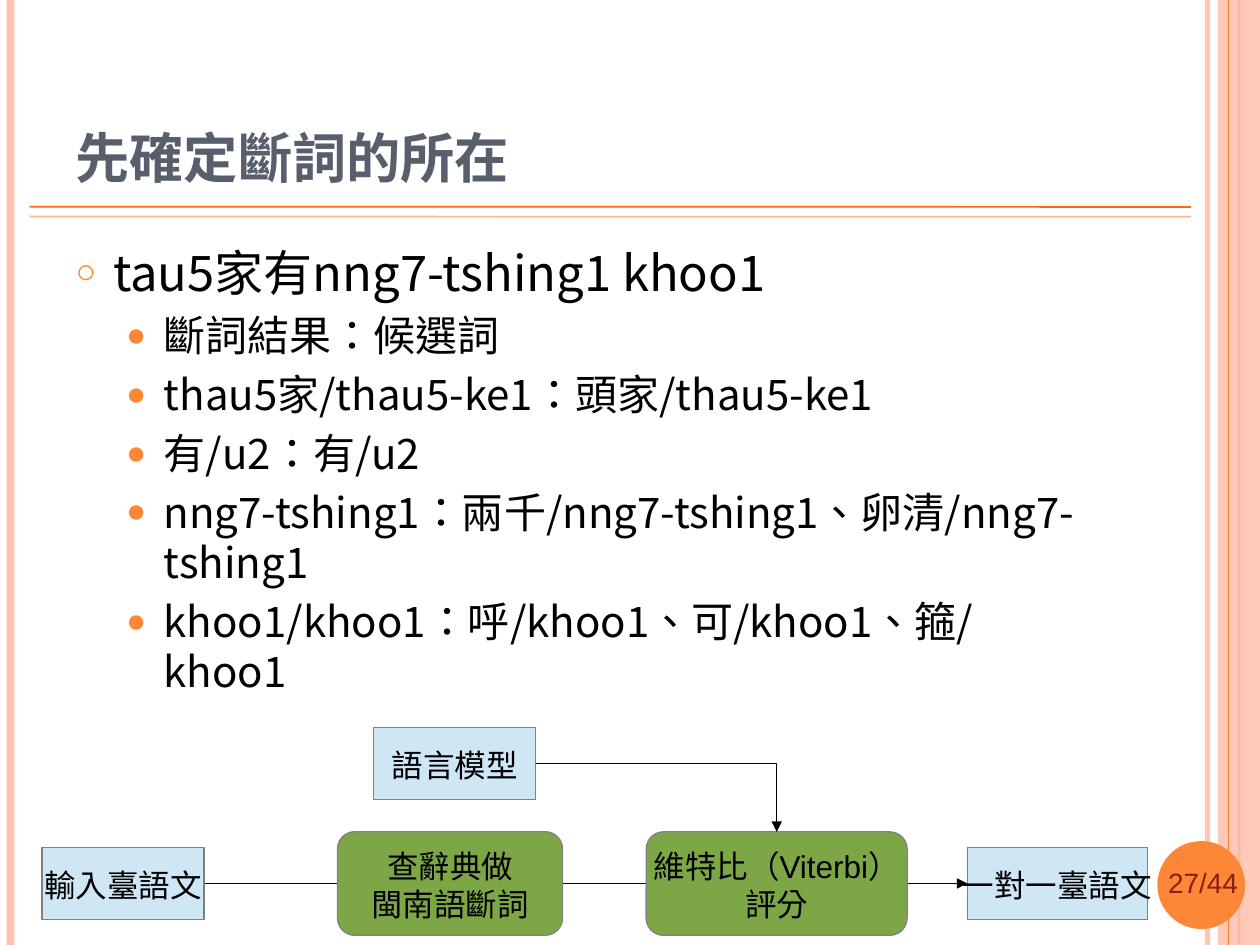
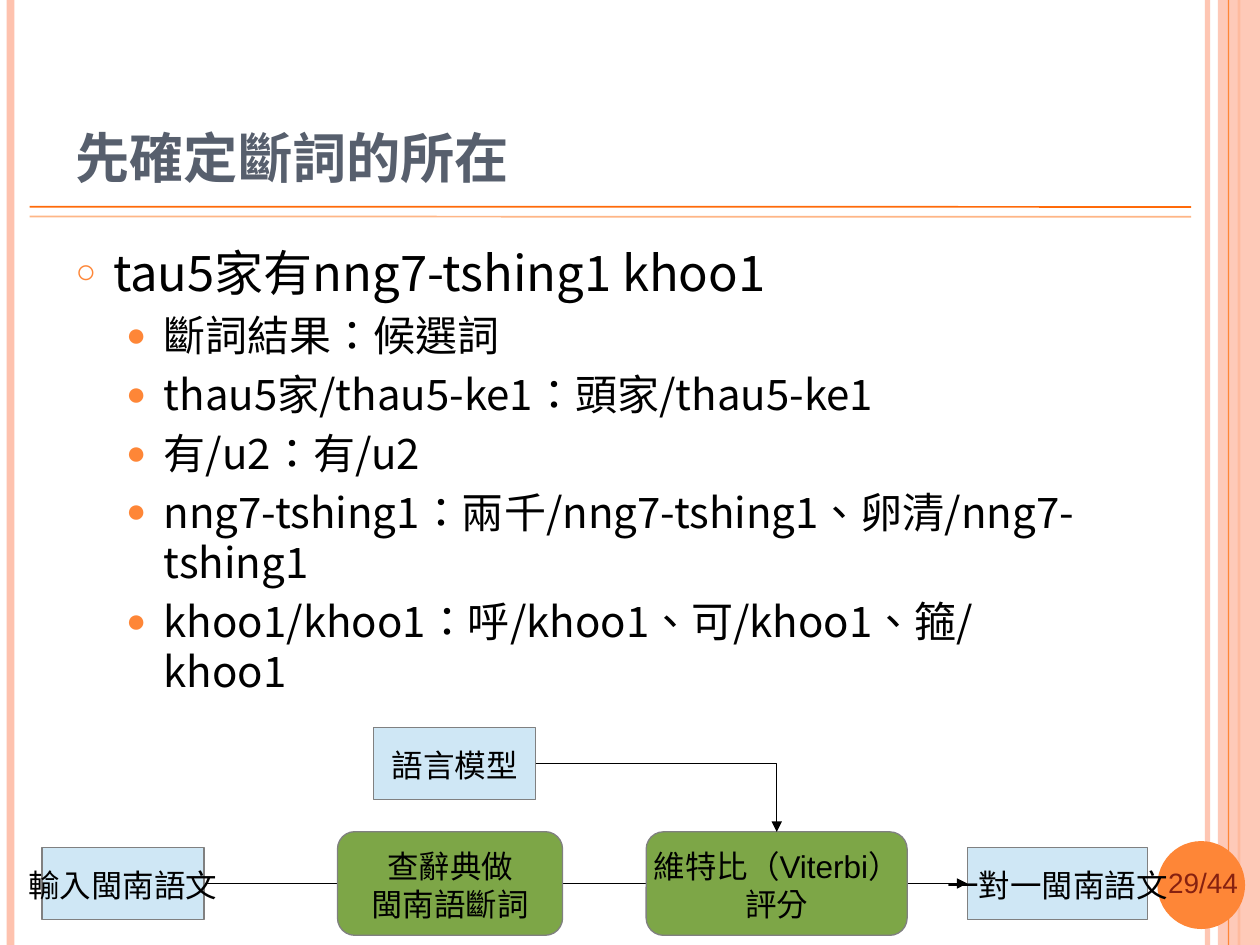
Before and after one commit to sih4sing5hong5/po3-ko3_tau5-iann2-phinn3, a slide deck: slide 29 of 翻譯報告.pptx (slide 27 before the commit). Drawn at 1260x945 pixels with LibreOffice and Linux fonts; fonts in the diff are those of the drawing; background and template pictures are left out. Boxes give left, top, right and bottom in pixels: in the first picture for what was removed or moved away, otherwise in the second. Text is boxed around its words. In the diff, an @@ line names an element or a change of style, - is before the commit and + after.

Commit message:
斷詞徙去樣式彼節 丞宏

```diff
--- a/翻譯報告.pptx
+++ b/翻譯報告.pptx
@@ text in rectangle at <box>28,865,217,906</box>: text changed @@
-輸入臺語文
+輸入閩南語文
@@ text in rectangle at <box>947,865,1167,906</box>: text changed @@
-一對一臺語文
+一對一閩南語文
@@ page number at <box>1168,873,1238,893</box>: text changed @@
-27/44
+29/44
```
Also in this commit, not shown: 19 other slides changed, 2 slides added.
